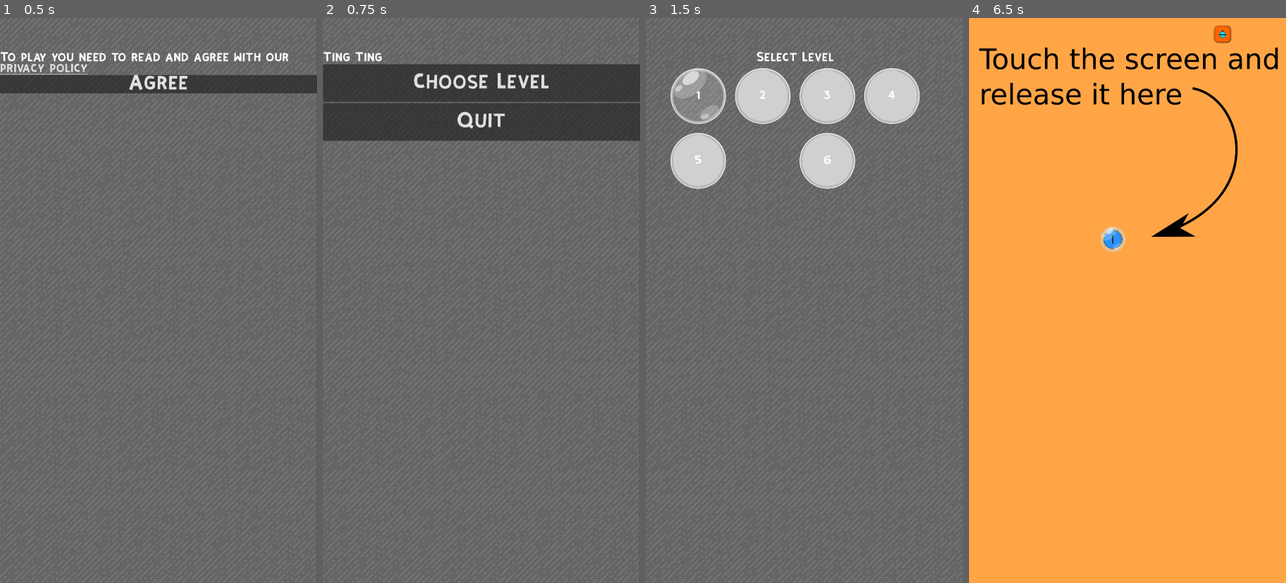
Above: before the commit, frames 1-4 (left to right).
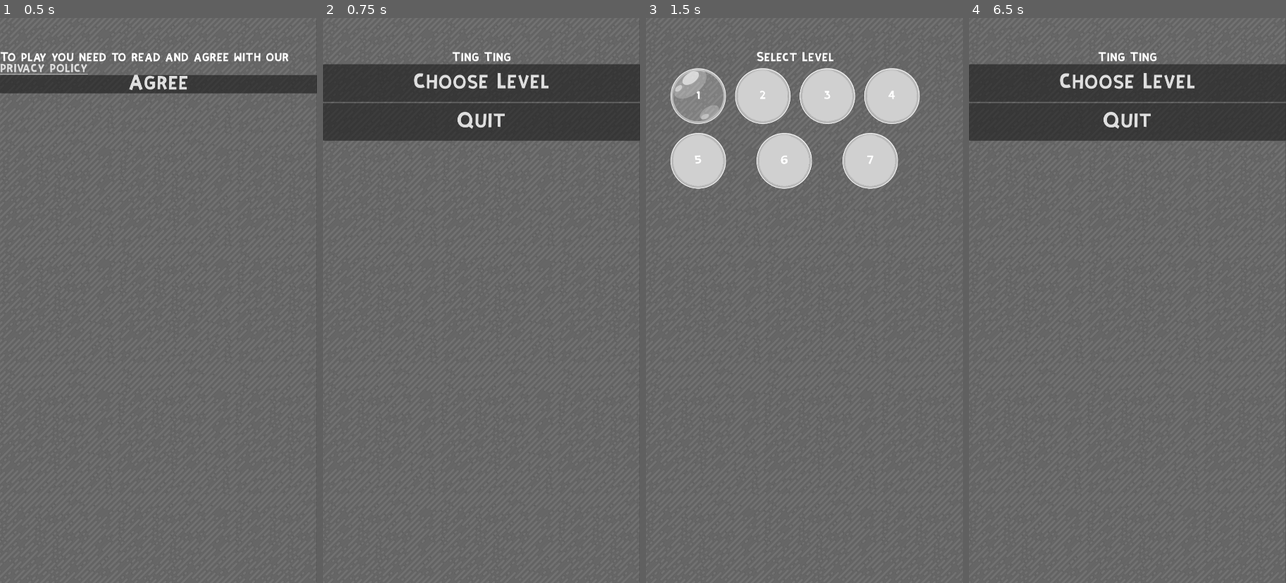
Above: after the commit, the same moments.

Repository: beothorn/tingting
Game: Godot game, scene res://levels/PrivacyPolicyAgreement.tscn
Same seed, same stepped clock (60 frames per second), same inputs: the game is played once before the commit and once after it.
Inputs (mouse positions are in pixels of both pictures, inside the frame that each line leads up to):
- Up to frame 1 (0.5 s): no input
- Up to frame 2 (0.75 s): click "Agree" at 0.5 s
- Up to frame 3 (1.5 s): click "Choose Level" at 1.25 s
- Up to frame 4 (6.5 s): click "1" at 2 s; tap Enter at 2.75, 5 s; move the mouse to (1197, 272) at 2.77 s; click (1197, 272) at 2.92 s; move the mouse to (1064, 328) at 3.52 s; click (1064, 328) at 3.67 s; tap Space at 4.25 s; move the mouse to (1159, 176) at 4.27 s; click (1159, 176) at 4.42 s; move the mouse to (1111, 413) at 5.02 s; click (1111, 413) at 5.17 s; move the mouse to (1222, 385) at 5.77 s; click (1222, 385) at 5.92 s; tap Escape at 6.4 s

Frame 1 is identical in both runs. In frame 2, 0.3% of the frame differs, in the area x 0-60%, y 6-8%; in frame 3, 3.5%; in frame 4, 100%, in the area x 0-100%, y 0-100%.
Error before the commit: Invalid access to property or key 'scancode' on a base object of type 'InputEventKey'. (res://levels/Level.gd:26)

Commit message:
More levels and fix keyboard

Diff:
--- a/src/Ball.tscn
+++ b/src/Ball.tscn
@@ -6,7 +6,7 @@
 [ext_resource type="Texture2D" uid="uid://1f3vxwwgucw7" path="res://balls/ball_orange_green_star.png" id="4"]
 
 [sub_resource type="PhysicsMaterial" id="PhysicsMaterial_n56ep"]
-bounce = 0.62
+bounce = 0.82
 
 [sub_resource type="CircleShape2D" id="1"]
 radius = 13.6631
--- a/src/levels/GameLevels/DebugLevel.tscn
+++ b/src/levels/GameLevels/DebugLevel.tscn
@@ -16,128 +16,178 @@
 texture = ExtResource("3")
 centered = false
 
+[node name="Background3" type="Sprite2D" parent="Background"]
+z_index = -1
+position = Vector2(0, 3960)
+texture = ExtResource("3")
+centered = false
+
+[node name="Background2" type="Sprite2D" parent="Background"]
+z_index = -1
+position = Vector2(0, 1980)
+texture = ExtResource("3")
+centered = false
+
 [node name="Bubble" parent="." instance=ExtResource("4")]
 position = Vector2(260, 740)
 size = 4
-content_type = 0
+content_type = 4
+hit_count = 5
 
 [node name="Bubble18" parent="." instance=ExtResource("4")]
 position = Vector2(870, 740)
 size = 4
-content_type = 0
+content_type = 4
+hit_count = 5
 
 [node name="Bubble2" parent="." instance=ExtResource("4")]
 position = Vector2(64, 1088)
 size = 0
 content_type = 0
-retrieve_content = true
+hit_count = 1
+retrieve_content = true
+show_counter = false
 
 [node name="Bubble33" parent="." instance=ExtResource("4")]
 position = Vector2(64, 2027)
 size = 0
 content_type = 0
-retrieve_content = true
+hit_count = 1
+retrieve_content = true
+show_counter = false
 
 [node name="Bubble3" parent="." instance=ExtResource("4")]
 position = Vector2(128, 1088)
 size = 0
 content_type = 0
-retrieve_content = true
+hit_count = 1
+retrieve_content = true
+show_counter = false
 
 [node name="Bubble32" parent="." instance=ExtResource("4")]
 position = Vector2(128, 2027)
 size = 0
 content_type = 0
-retrieve_content = true
+hit_count = 1
+retrieve_content = true
+show_counter = false
 
 [node name="Bubble22" parent="." instance=ExtResource("4")]
 position = Vector2(128, 1216)
 content_type = 2
+hit_count = 15
 
 [node name="Bubble4" parent="." instance=ExtResource("4")]
 position = Vector2(192, 1088)
 size = 0
 content_type = 0
-retrieve_content = true
+hit_count = 1
+retrieve_content = true
+show_counter = false
 
 [node name="Bubble31" parent="." instance=ExtResource("4")]
 position = Vector2(192, 2027)
 size = 0
 content_type = 0
-retrieve_content = true
+hit_count = 1
+retrieve_content = true
+show_counter = false
 
 [node name="Bubble5" parent="." instance=ExtResource("4")]
 position = Vector2(256, 1088)
 size = 0
 content_type = 0
-retrieve_content = true
+hit_count = 1
+retrieve_content = true
+show_counter = false
 
 [node name="Bubble43" parent="." instance=ExtResource("4")]
 position = Vector2(256, 2027)
 size = 0
 content_type = 0
-retrieve_content = true
+hit_count = 1
+retrieve_content = true
+show_counter = false
 
 [node name="Bubble6" parent="." instance=ExtResource("4")]
 position = Vector2(320, 1088)
 size = 0
 content_type = 0
-retrieve_content = true
+hit_count = 1
+retrieve_content = true
+show_counter = false
 
 [node name="Bubble35" parent="." instance=ExtResource("4")]
 position = Vector2(320, 2027)
 size = 0
 content_type = 0
-retrieve_content = true
+hit_count = 1
+retrieve_content = true
+show_counter = false
 
 [node name="Bubble23" parent="." instance=ExtResource("4")]
 position = Vector2(384, 1216)
 content_type = 2
+hit_count = 15
 
 [node name="Bubble25" parent="." instance=ExtResource("4")]
 position = Vector2(384, 1408)
 size = 2
 content_type = 4
+hit_count = 30
 
 [node name="Bubble7" parent="." instance=ExtResource("4")]
 position = Vector2(384, 1088)
 size = 0
 content_type = 0
-retrieve_content = true
+hit_count = 1
+retrieve_content = true
+show_counter = false
 
 [node name="Bubble30" parent="." instance=ExtResource("4")]
 position = Vector2(384, 2027)
 size = 0
 content_type = 0
-retrieve_content = true
+hit_count = 1
+retrieve_content = true
+show_counter = false
 
 [node name="Bubble8" parent="." instance=ExtResource("4")]
 position = Vector2(448, 1088)
 size = 0
 content_type = 0
-retrieve_content = true
+hit_count = 1
+retrieve_content = true
+show_counter = false
 
 [node name="Bubble34" parent="." instance=ExtResource("4")]
 position = Vector2(448, 2027)
 size = 0
 content_type = 0
-retrieve_content = true
+hit_count = 1
+retrieve_content = true
+show_counter = false
 
 [node name="Bubble9" parent="." instance=ExtResource("4")]
 position = Vector2(512, 1088)
 size = 0
 content_type = 0
-retrieve_content = true
+hit_count = 1
+retrieve_content = true
+show_counter = false
 
 [node name="Bubble42" parent="." instance=ExtResource("4")]
 position = Vector2(512, 2027)
 size = 0
 content_type = 0
-retrieve_content = true
+hit_count = 1
+retrieve_content = true
+show_counter = false
 
 [node name="Bubble19" parent="." instance=ExtResource("4")]
 position = Vector2(551, 1216)
 content_type = 2
+hit_count = 15
 
 [node name="Bubble24" parent="." instance=ExtResource("4")]
 position = Vector2(551, 1664)
@@ -153,269 +203,353 @@
 position = Vector2(551, 2212)
 size = 3
 content_type = 3
+hit_count = 45
 
 [node name="Bubble59" parent="." instance=ExtResource("4")]
 position = Vector2(551, 2454)
 size = 3
 content_type = 3
+hit_count = 100
 
 [node name="Bubble60" parent="." instance=ExtResource("4")]
 position = Vector2(211, 2674)
 content_type = 3
+hit_count = 50
 
 [node name="Bubble68" parent="." instance=ExtResource("4")]
 position = Vector2(211, 2984)
 content_type = 3
+hit_count = 30
 
 [node name="Bubble70" parent="." instance=ExtResource("4")]
 position = Vector2(211, 3344)
 content_type = 3
+hit_count = 30
 
 [node name="Bubble65" parent="." instance=ExtResource("4")]
 position = Vector2(391, 2833)
 content_type = 3
+hit_count = 50
 
 [node name="Bubble69" parent="." instance=ExtResource("4")]
 position = Vector2(391, 3143)
 content_type = 3
+hit_count = 30
 
 [node name="Bubble71" parent="." instance=ExtResource("4")]
 position = Vector2(391, 3503)
 content_type = 3
+hit_count = 100
 
 [node name="Bubble61" parent="." instance=ExtResource("4")]
 position = Vector2(881, 2674)
 content_type = 3
+hit_count = 50
 
 [node name="Bubble66" parent="." instance=ExtResource("4")]
 position = Vector2(881, 2984)
 content_type = 3
+hit_count = 30
 
 [node name="Bubble74" parent="." instance=ExtResource("4")]
 position = Vector2(881, 3344)
 content_type = 3
+hit_count = 30
 
 [node name="Bubble64" parent="." instance=ExtResource("4")]
 position = Vector2(721, 2833)
 content_type = 3
+hit_count = 50
 
 [node name="Bubble67" parent="." instance=ExtResource("4")]
 position = Vector2(721, 3143)
 content_type = 3
+hit_count = 30
 
 [node name="Bubble73" parent="." instance=ExtResource("4")]
 position = Vector2(721, 3503)
 content_type = 3
+hit_count = 100
 
 [node name="Bubble62" parent="." instance=ExtResource("4")]
 position = Vector2(551, 2674)
 content_type = 3
+hit_count = 50
 
 [node name="Bubble63" parent="." instance=ExtResource("4")]
 position = Vector2(551, 2984)
 content_type = 3
+hit_count = 30
 
 [node name="Bubble72" parent="." instance=ExtResource("4")]
 position = Vector2(551, 3344)
 content_type = 3
+hit_count = 30
+
+[node name="Bubble78" parent="." instance=ExtResource("4")]
+position = Vector2(551, 3896)
+size = 4
+hit_count = 99
 
 [node name="Bubble75" parent="." instance=ExtResource("4")]
 position = Vector2(551, 3264)
 content_type = 3
+hit_count = 30
 
 [node name="Bubble76" parent="." instance=ExtResource("4")]
 position = Vector2(551, 3184)
 content_type = 3
+hit_count = 30
 
 [node name="Bubble77" parent="." instance=ExtResource("4")]
 position = Vector2(551, 3104)
 content_type = 3
+hit_count = 30
 
 [node name="Bubble28" parent="." instance=ExtResource("4")]
 position = Vector2(920, 1780)
 size = 3
 content_type = 3
+hit_count = 50
 
 [node name="Bubble46" parent="." instance=ExtResource("4")]
 position = Vector2(851, 2212)
 size = 3
 content_type = 3
+hit_count = 45
 
 [node name="Bubble29" parent="." instance=ExtResource("4")]
 position = Vector2(221, 1784)
 size = 3
 content_type = 3
+hit_count = 50
 
 [node name="Bubble48" parent="." instance=ExtResource("4")]
 position = Vector2(251, 2212)
 size = 3
 content_type = 3
+hit_count = 45
 
 [node name="Bubble10" parent="." instance=ExtResource("4")]
 position = Vector2(576, 1088)
 size = 0
 content_type = 0
-retrieve_content = true
+hit_count = 1
+retrieve_content = true
+show_counter = false
 
 [node name="Bubble36" parent="." instance=ExtResource("4")]
 position = Vector2(576, 2027)
 size = 0
 content_type = 0
-retrieve_content = true
+hit_count = 1
+retrieve_content = true
+show_counter = false
 
 [node name="Bubble11" parent="." instance=ExtResource("4")]
 position = Vector2(640, 1088)
 size = 0
 content_type = 0
-retrieve_content = true
+hit_count = 1
+retrieve_content = true
+show_counter = false
 
 [node name="Bubble44" parent="." instance=ExtResource("4")]
 position = Vector2(640, 2027)
 size = 0
 content_type = 0
-retrieve_content = true
+hit_count = 1
+retrieve_content = true
+show_counter = false
 
 [node name="Bubble12" parent="." instance=ExtResource("4")]
 position = Vector2(704, 1088)
 size = 0
 content_type = 0
-retrieve_content = true
+hit_count = 1
+retrieve_content = true
+show_counter = false
 
 [node name="Bubble38" parent="." instance=ExtResource("4")]
 position = Vector2(704, 2027)
 size = 0
 content_type = 0
-retrieve_content = true
+hit_count = 1
+retrieve_content = true
+show_counter = false
 
 [node name="Bubble20" parent="." instance=ExtResource("4")]
 position = Vector2(704, 1216)
 content_type = 2
+hit_count = 15
 
 [node name="Bubble21" parent="." instance=ExtResource("4")]
 position = Vector2(704, 1408)
 size = 2
 content_type = 4
+hit_count = 30
 
 [node name="Bubble13" parent="." instance=ExtResource("4")]
 position = Vector2(768, 1088)
 size = 0
 content_type = 0
-retrieve_content = true
+hit_count = 1
+retrieve_content = true
+show_counter = false
 
 [node name="Bubble41" parent="." instance=ExtResource("4")]
 position = Vector2(768, 2027)
 size = 0
 content_type = 0
-retrieve_content = true
+hit_count = 1
+retrieve_content = true
+show_counter = false
 
 [node name="Bubble52" parent="." instance=ExtResource("4")]
 position = Vector2(768, 1957)
 size = 0
 content_type = 0
-retrieve_content = true
+hit_count = 1
+retrieve_content = true
+show_counter = false
 
 [node name="Bubble57" parent="." instance=ExtResource("4")]
 position = Vector2(68, 1957)
 size = 0
 content_type = 0
-retrieve_content = true
+hit_count = 1
+retrieve_content = true
+show_counter = false
 
 [node name="Bubble14" parent="." instance=ExtResource("4")]
 position = Vector2(832, 1088)
 size = 0
 content_type = 0
-retrieve_content = true
+hit_count = 1
+retrieve_content = true
+show_counter = false
 
 [node name="Bubble39" parent="." instance=ExtResource("4")]
 position = Vector2(832, 2027)
 size = 0
 content_type = 0
-retrieve_content = true
+hit_count = 1
+retrieve_content = true
+show_counter = false
 
 [node name="Bubble50" parent="." instance=ExtResource("4")]
 position = Vector2(832, 1957)
 size = 0
 content_type = 0
-retrieve_content = true
+hit_count = 1
+retrieve_content = true
+show_counter = false
 
 [node name="Bubble55" parent="." instance=ExtResource("4")]
 position = Vector2(132, 1957)
 size = 0
 content_type = 0
-retrieve_content = true
+hit_count = 1
+retrieve_content = true
+show_counter = false
 
 [node name="Bubble15" parent="." instance=ExtResource("4")]
 position = Vector2(896, 1088)
 size = 0
 content_type = 0
-retrieve_content = true
+hit_count = 1
+retrieve_content = true
+show_counter = false
 
 [node name="Bubble37" parent="." instance=ExtResource("4")]
 position = Vector2(896, 2027)
 size = 0
 content_type = 0
-retrieve_content = true
+hit_count = 1
+retrieve_content = true
+show_counter = false
 
 [node name="Bubble49" parent="." instance=ExtResource("4")]
 position = Vector2(896, 1957)
 size = 0
 content_type = 0
-retrieve_content = true
+hit_count = 1
+retrieve_content = true
+show_counter = false
 
 [node name="Bubble54" parent="." instance=ExtResource("4")]
 position = Vector2(196, 1957)
 size = 0
 content_type = 0
-retrieve_content = true
+hit_count = 1
+retrieve_content = true
+show_counter = false
 
 [node name="Bubble27" parent="." instance=ExtResource("4")]
 position = Vector2(960, 1216)
 content_type = 2
+hit_count = 15
 
 [node name="Bubble16" parent="." instance=ExtResource("4")]
 position = Vector2(960, 1088)
 size = 0
 content_type = 0
-retrieve_content = true
+hit_count = 1
+retrieve_content = true
+show_counter = false
 
 [node name="Bubble40" parent="." instance=ExtResource("4")]
 position = Vector2(960, 2027)
 size = 0
 content_type = 0
-retrieve_content = true
+hit_count = 1
+retrieve_content = true
+show_counter = false
 
 [node name="Bubble51" parent="." instance=ExtResource("4")]
 position = Vector2(960, 1957)
 size = 0
 content_type = 0
-retrieve_content = true
+hit_count = 1
+retrieve_content = true
+show_counter = false
 
 [node name="Bubble56" parent="." instance=ExtResource("4")]
 position = Vector2(260, 1957)
 size = 0
 content_type = 0
-retrieve_content = true
+hit_count = 1
+retrieve_content = true
+show_counter = false
 
 [node name="Bubble17" parent="." instance=ExtResource("4")]
 position = Vector2(1024, 1088)
 size = 0
 content_type = 0
-retrieve_content = true
+hit_count = 1
+retrieve_content = true
+show_counter = false
 
 [node name="Bubble45" parent="." instance=ExtResource("4")]
 position = Vector2(1024, 2027)
 size = 0
 content_type = 0
-retrieve_content = true
+hit_count = 1
+retrieve_content = true
+show_counter = false
 
 [node name="Bubble53" parent="." instance=ExtResource("4")]
 position = Vector2(1024, 1957)
 size = 0
 content_type = 0
-retrieve_content = true
+hit_count = 1
+retrieve_content = true
+show_counter = false
 
 [node name="Bubble58" parent="." instance=ExtResource("4")]
 position = Vector2(324, 1957)
 size = 0
 content_type = 0
-retrieve_content = true
+hit_count = 1
+retrieve_content = true
+show_counter = false
--- /dev/null
+++ b/src/levels/GameLevels/FirstLevel.tscn
@@ -0,0 +1,103 @@
+[gd_scene load_steps=5 format=3 uid="uid://bl1kmnkhn1ntg"]
+
+[ext_resource type="Script" path="res://levels/Level.gd" id="1_srq4t"]
+[ext_resource type="PackedScene" uid="uid://dyk36846dkjdd" path="res://BallGenerator.tscn" id="2_4s72o"]
+[ext_resource type="PackedScene" uid="uid://tyw88vtsnixb" path="res://Bubble/Bubble.tscn" id="4_aaps3"]
+
+[sub_resource type="RectangleShape2D" id="RectangleShape2D_4lis8"]
+size = Vector2(140, 140)
+
+[node name="current_level" type="Node"]
+script = ExtResource("1_srq4t")
+
+[node name="Background" type="Node2D" parent="."]
+z_index = -1
+
+[node name="ColorRect" type="ColorRect" parent="Background"]
+offset_right = 1080.0
+offset_bottom = 4000.0
+color = Color(0.556863, 0.752941, 1, 1)
+
+[node name="StaticBody2D2" type="StaticBody2D" parent="Background"]
+position = Vector2(344, 410)
+rotation = -3.0264
+scale = Vector2(0.2, 0.2)
+collision_layer = 2
+
+[node name="ColorRect" type="ColorRect" parent="Background/StaticBody2D2"]
+offset_right = 140.0
+offset_bottom = 140.0
+color = Color(0.156863, 0.341176, 0.27451, 1)
+
+[node name="CollisionShape2D" type="CollisionShape2D" parent="Background/StaticBody2D2"]
+position = Vector2(70, 70)
+shape = SubResource("RectangleShape2D_4lis8")
+
+[node name="StaticBody2D3" type="StaticBody2D" parent="Background"]
+position = Vector2(223, 378)
+rotation = -0.932006
+scale = Vector2(0.2, 0.2)
+collision_layer = 2
+
+[node name="ColorRect" type="ColorRect" parent="Background/StaticBody2D3"]
+offset_right = 140.0
+offset_bottom = 140.0
+color = Color(0.462745, 0.196078, 0.278431, 1)
+
+[node name="CollisionShape2D" type="CollisionShape2D" parent="Background/StaticBody2D3"]
+position = Vector2(70, 70)
+shape = SubResource("RectangleShape2D_4lis8")
+
+[node name="StaticBody2D4" type="StaticBody2D" parent="Background"]
+position = Vector2(758, 378)
+rotation = 1.16239
+scale = Vector2(0.5, 0.5)
+collision_layer = 2
+
+[node name="ColorRect" type="ColorRect" parent="Background/StaticBody2D4"]
+offset_right = 140.0
+offset_bottom = 140.0
+color = Color(0.262745, 0.247059, 0.556863, 1)
+
+[node name="CollisionShape2D" type="CollisionShape2D" parent="Background/StaticBody2D4"]
+position = Vector2(70, 70)
+shape = SubResource("RectangleShape2D_4lis8")
+
+[node name="StaticBody2D5" type="StaticBody2D" parent="Background"]
+position = Vector2(886, 498)
+rotation = 1.33867
+scale = Vector2(0.4, 0.4)
+collision_layer = 2
+
+[node name="ColorRect" type="ColorRect" parent="Background/StaticBody2D5"]
+offset_right = 140.0
+offset_bottom = 140.0
+color = Color(0.388235, 0.27451, 0.0352941, 1)
+
+[node name="CollisionShape2D" type="CollisionShape2D" parent="Background/StaticBody2D5"]
+position = Vector2(70, 70)
+shape = SubResource("RectangleShape2D_4lis8")
+
+[node name="BallGenerator" parent="." instance=ExtResource("2_4s72o")]
+position = Vector2(50, 62)
+ball_index = 0
+
+[node name="StaticBody2D" type="StaticBody2D" parent="."]
+position = Vector2(486, 395)
+rotation = 0.678933
+collision_layer = 2
+
+[node name="ColorRect" type="ColorRect" parent="StaticBody2D"]
+offset_right = 140.0
+offset_bottom = 140.0
+color = Color(0.639216, 0.427451, 0.258824, 1)
+
+[node name="CollisionShape2D" type="CollisionShape2D" parent="StaticBody2D"]
+position = Vector2(70, 70)
+shape = SubResource("RectangleShape2D_4lis8")
+
+[node name="Bubble" parent="." instance=ExtResource("4_aaps3")]
+position = Vector2(490, 880)
+size = 4
+content_type = 3
+hit_count = 1
--- a/src/levels/GameLevels/LevelWalls.tscn
+++ b/src/levels/GameLevels/LevelWalls.tscn
@@ -44,57 +44,141 @@
 
 [node name="Bubble" parent="." instance=ExtResource("4")]
 position = Vector2(200, 1260)
+hit_count = 3
 
 [node name="Bubble3" parent="." instance=ExtResource("4")]
 position = Vector2(540, 1700)
+content_type = 2
 
 [node name="Bubble2" parent="." instance=ExtResource("4")]
 position = Vector2(720, 1420)
+content_type = 3
+hit_count = 6
 
 [node name="Bubble4" parent="." instance=ExtResource("4")]
 position = Vector2(572, 702)
+size = 0
+content_type = 0
+hit_count = 1
+retrieve_content = true
+show_counter = false
 
 [node name="Bubble13" parent="." instance=ExtResource("4")]
 position = Vector2(512, 702)
+size = 0
+content_type = 0
+hit_count = 1
+retrieve_content = true
+show_counter = false
 
 [node name="Bubble14" parent="." instance=ExtResource("4")]
 position = Vector2(572, 602)
+size = 0
+content_type = 0
+hit_count = 1
+retrieve_content = true
+show_counter = false
 
 [node name="Bubble15" parent="." instance=ExtResource("4")]
 position = Vector2(632, 602)
+size = 0
+content_type = 0
+hit_count = 1
+retrieve_content = true
+show_counter = false
 
 [node name="Bubble19" parent="." instance=ExtResource("4")]
 position = Vector2(602, 552)
+size = 0
+content_type = 0
+hit_count = 1
+retrieve_content = true
+show_counter = false
 
 [node name="Bubble16" parent="." instance=ExtResource("4")]
 position = Vector2(572, 802)
+size = 0
+content_type = 0
+hit_count = 1
+retrieve_content = true
+show_counter = false
 
 [node name="Bubble17" parent="." instance=ExtResource("4")]
 position = Vector2(632, 802)
+size = 0
+content_type = 0
+hit_count = 1
+retrieve_content = true
+show_counter = false
 
 [node name="Bubble18" parent="." instance=ExtResource("4")]
 position = Vector2(602, 852)
+size = 0
+content_type = 0
+hit_count = 1
+retrieve_content = true
+show_counter = false
 
 [node name="Bubble5" parent="." instance=ExtResource("4")]
 position = Vector2(662, 652)
+size = 0
+content_type = 0
+hit_count = 1
+retrieve_content = true
+show_counter = false
 
 [node name="Bubble6" parent="." instance=ExtResource("4")]
 position = Vector2(632, 702)
+size = 0
+content_type = 0
+hit_count = 1
+retrieve_content = true
+show_counter = false
 
 [node name="Bubble7" parent="." instance=ExtResource("4")]
 position = Vector2(692, 702)
+size = 0
+content_type = 0
+hit_count = 1
+retrieve_content = true
+show_counter = false
 
 [node name="Bubble8" parent="." instance=ExtResource("4")]
 position = Vector2(542, 752)
+size = 0
+content_type = 0
+hit_count = 1
+retrieve_content = true
+show_counter = false
 
 [node name="Bubble9" parent="." instance=ExtResource("4")]
 position = Vector2(602, 752)
+size = 0
+content_type = 0
+hit_count = 1
+retrieve_content = true
+show_counter = false
 
 [node name="Bubble10" parent="." instance=ExtResource("4")]
 position = Vector2(662, 752)
+size = 0
+content_type = 0
+hit_count = 1
+retrieve_content = true
+show_counter = false
 
 [node name="Bubble11" parent="." instance=ExtResource("4")]
 position = Vector2(602, 652)
+size = 0
+content_type = 0
+hit_count = 1
+retrieve_content = true
+show_counter = false
 
 [node name="Bubble12" parent="." instance=ExtResource("4")]
 position = Vector2(542, 652)
+size = 0
+content_type = 0
+hit_count = 1
+retrieve_content = true
+show_counter = false
--- a/src/levels/GameOver.tscn
+++ b/src/levels/GameOver.tscn
@@ -22,6 +22,7 @@
 layout_mode = 2
 size_flags_vertical = 3
 text = "Oh no!"
+horizontal_alignment = 1
 
 [node name="try_again" type="Button" parent="VBoxContainer"]
 layout_mode = 2
--- a/src/levels/Level.gd
+++ b/src/levels/Level.gd
@@ -7,7 +7,7 @@
 
 @onready var game_controller: World = $"/root/World"
 @onready var ball_gen: BallGenerator = $BallGenerator
-@onready var background: Sprite2D = $Background
+@onready var background: Node2D = $Background
 
 var try_count: int = 0
 
@@ -23,8 +23,10 @@
 		game_controller.go_to_level_selection()
 
 func _input(ev):
-	if ev is InputEventKey and ev.scancode == KEY_ESCAPE:
-		game_controller.go_to_level_selection()
+	if ev is InputEventKey:
+		var iek: InputEventKey = ev
+		if iek.keycode == KEY_ESCAPE:
+			game_controller.go_to_level_selection()
 
 func init_level(w: World):
 	print("DRAW")
--- a/src/levels/LevelSelect.gd
+++ b/src/levels/LevelSelect.gd
@@ -53,8 +53,10 @@
 		game_controller.go_to_main_menu()
 
 func _input(ev):
-	if ev is InputEventKey and ev.scancode == KEY_ESCAPE:
-		game_controller.go_to_main_menu()
+	if ev is InputEventKey:
+		var iek: InputEventKey = ev
+		if iek.keycode == KEY_ESCAPE:
+			game_controller.go_to_main_menu()
 
 func _on_level_pressed(level):
 	game_controller.go_to_level(level)
--- a/src/levels/LevelWon.tscn
+++ b/src/levels/LevelWon.tscn
@@ -46,6 +46,7 @@
 layout_mode = 2
 size_flags_vertical = 3
 text = "Level Cleared!"
+horizontal_alignment = 1
 
 [node name="score" type="Container" parent="VBoxContainer"]
 custom_minimum_size = Vector2(0, 100)
@@ -54,9 +55,9 @@
 mouse_filter = 0
 
 [node name="stars" type="AnimatedSprite2D" parent="VBoxContainer/score"]
-scale = Vector2(0.2, 0.2)
+position = Vector2(540, 5)
+scale = Vector2(0.396, 0.396)
 sprite_frames = SubResource("1")
-centered = false
 
 [node name="next_level" type="Button" parent="VBoxContainer"]
 layout_mode = 2
--- a/src/levels/MainMenu.tscn
+++ b/src/levels/MainMenu.tscn
@@ -46,6 +46,7 @@
 layout_mode = 2
 size_flags_vertical = 1
 text = "Ting Ting"
+horizontal_alignment = 1
 
 [node name="ChooseLevelBtn" type="Button" parent="VBoxContainer"]
 layout_mode = 2
--- a/src/world.gd
+++ b/src/world.gd
@@ -20,6 +20,7 @@
 	preload("res://levels/GameLevels/HelloWorld2.tscn"),
 	preload("res://levels/GameLevels/HelloWorld3.tscn"),
 	preload("res://levels/GameLevels/HelloWorld4.tscn"),
+	preload("res://levels/GameLevels/FirstLevel.tscn"),
 	preload("res://levels/GameLevels/LevelWalls.tscn"),
 	preload("res://levels/GameLevels/DebugLevel.tscn")
 ]
Not shown: 1 places in src/levels/GameLevels/LevelTemplate.tscn that only renumber resources
